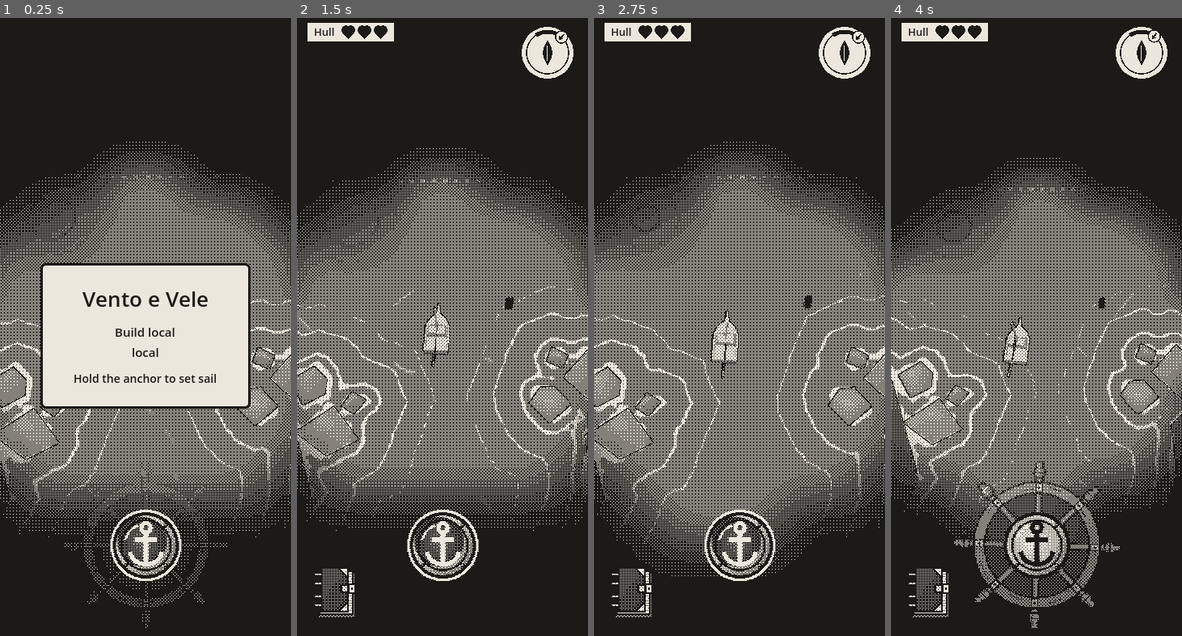
Above: before the commit, frames 1-4 (left to right).
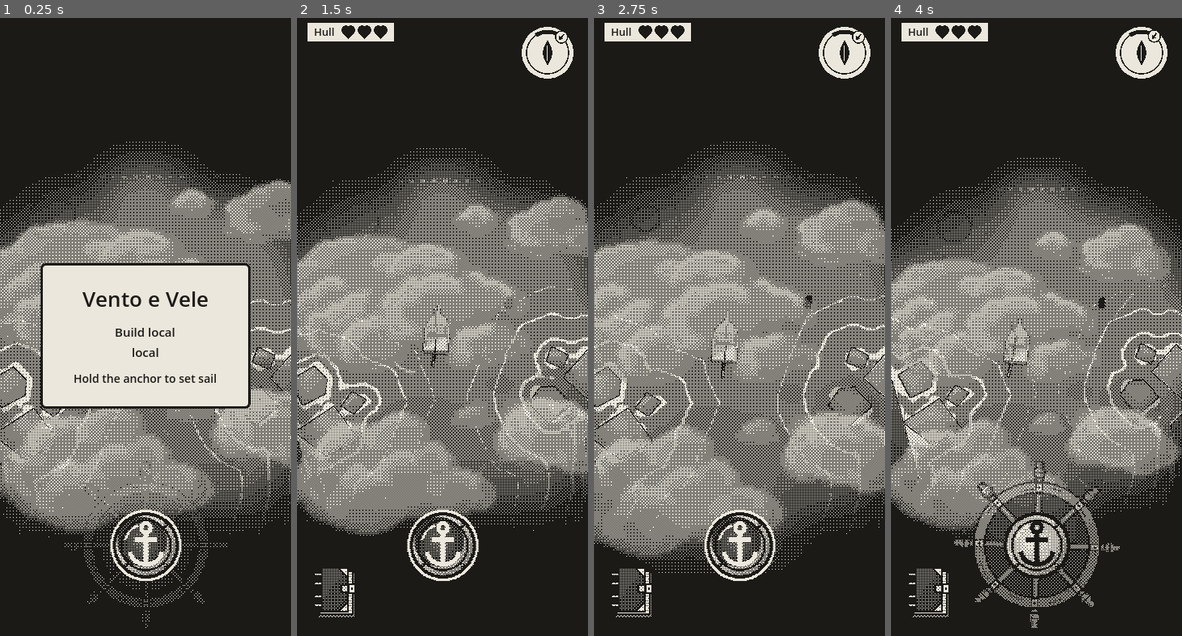
Above: after the commit, the same moments.

Repository: EnricoLabarile/Sail
Game: Godot game, scene res://Assets/Scenes/Overworld.tscn
Same seed, same stepped clock (60 frames per second), same inputs: the game is played once before the commit and once after it.
Inputs (mouse positions are in pixels of both pictures, inside the frame that each line leads up to):
- Up to frame 1 (0.25 s): no input
- Up to frame 2 (1.5 s): tap Enter (ui_accept) at 0.5, 0.77 s; move the mouse to (506, 302) at 0.52 s; hold Right (ui_right) 0.53-1.25 s; click (506, 302) at 0.67 s; drag from (384, 370) to (427, 462) at 1.27 s
- Up to frame 3 (2.75 s): move the mouse to (768, 191) at 2.02 s; hold Right (ui_right) from 2.03 s (still down)
- Up to frame 4 (4 s): release Right (ui_right) at 2.75 s; drag from (1021, 462) to (949, 240) at 2.77 s; move the mouse to (1123, 432) at 3.52 s; hold Left (ui_left) from 3.53 s (still down); tap Enter (ui_accept) at 3.77 s

The runs differ from the first frame. In frame 1, 4.7% of the frame differs, in the area x 0-100%, y 26-85%; in frame 2, 6.4%; in frame 3, 6.5%, in the area x 0-100%, y 29-91%; in frame 4, 4.9%.

Commit message:
Revert clouds clear_radius: Enrico will write it himself
Co-Authored-By: Claude Opus 5.5 <noreply@anthropic.com>
Claude-Session: https://claude.ai/code/session_0154zeqDuhZHz7ZXLE21BuMs

Diff:
--- a/Assets/Landscape/clouds/clouds.gd
+++ b/Assets/Landscape/clouds/clouds.gd
@@ -17,9 +17,6 @@
 @export var size_max := 30.0         # …and the biggest
 @export var height := 35.0           # metres above the sea
 @export var speed := 1            # metres a second they drift downwind
-## At the start no cloud is within this many metres of the boat (Enrico): the game starts with a clear screen, and
-## the clouds drift in from upwind later. ~80 m covers the screen even zoomed out (about 46 x 102 m) plus a cloud.
-@export var clear_radius := 80.0
 
 # The shadows.
 @export var shadows_on := true                          # false = no shadows
@@ -57,9 +54,6 @@
 	if shadows_on:
 		add_cloud_map()
 		add_shadow_effect()
-	# Clear the sky over the boat. Deferred (done at the end of this frame): the boat joins her group in her own
-	# _ready, which comes after this one (she's further down the scene), so she can't be found yet.
-	clear_start_area.call_deferred()
 
 
 ## A material that shows the picture as it is: no light on it (unshaded), see-through where the PNG is
@@ -136,23 +130,6 @@
 	shadow_material.set_shader_parameter("map_center", center)
 
 
-## At the start: any cloud within clear_radius of the boat is moved to another random place, outside it.
-func clear_start_area() -> void:
-	var boat := get_tree().get_first_node_in_group("player_boat") as Node3D
-	if boat == null:
-		return
-	var half := Land.WORLD_SIZE / 2.0
-	for cloud in clouds:
-		# Try new random places until one is far enough (on a 1008 m map almost every try is).
-		while horizontal_distance(cloud.position, boat.global_position) < clear_radius:
-			cloud.position = Vector3(randf_range(-half, half), height, randf_range(-half, half))
-
-
-## The distance between two points across the map (the height doesn't count).
-func horizontal_distance(a: Vector3, b: Vector3) -> float:
-	return Vector2(a.x - b.x, a.z - b.z).length()
-
-
 ## One cloud: a flat square lying level (a PlaneMesh faces up), at a random place, size and turn.
 func make_cloud(material: StandardMaterial3D) -> MeshInstance3D:
 	var side := randf_range(size_min, size_max)
Not shown, changed: CLAUDE.md
